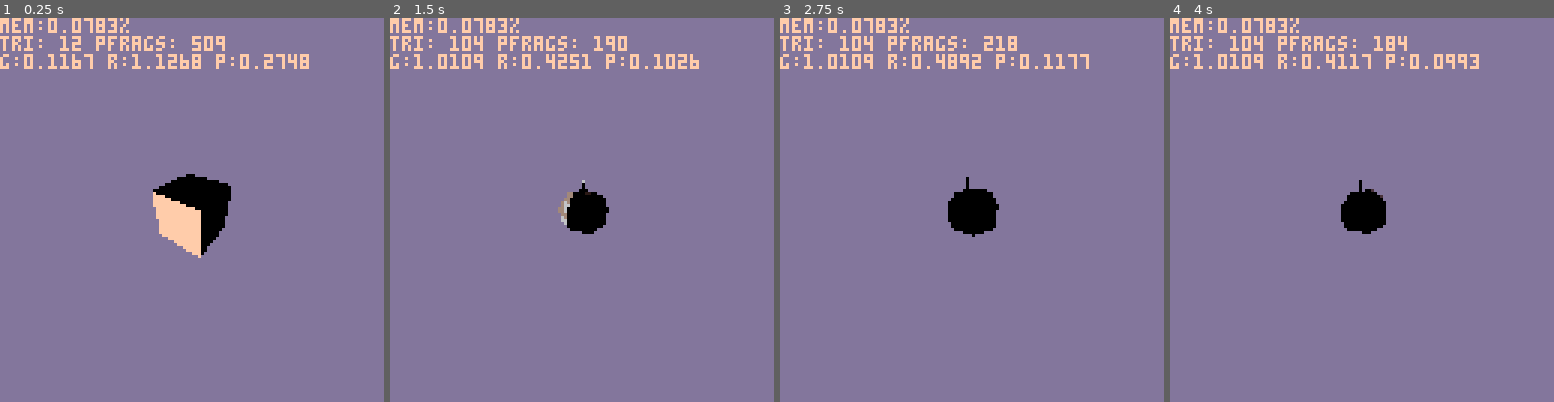
Above: before the commit, frames 1-4 (left to right).
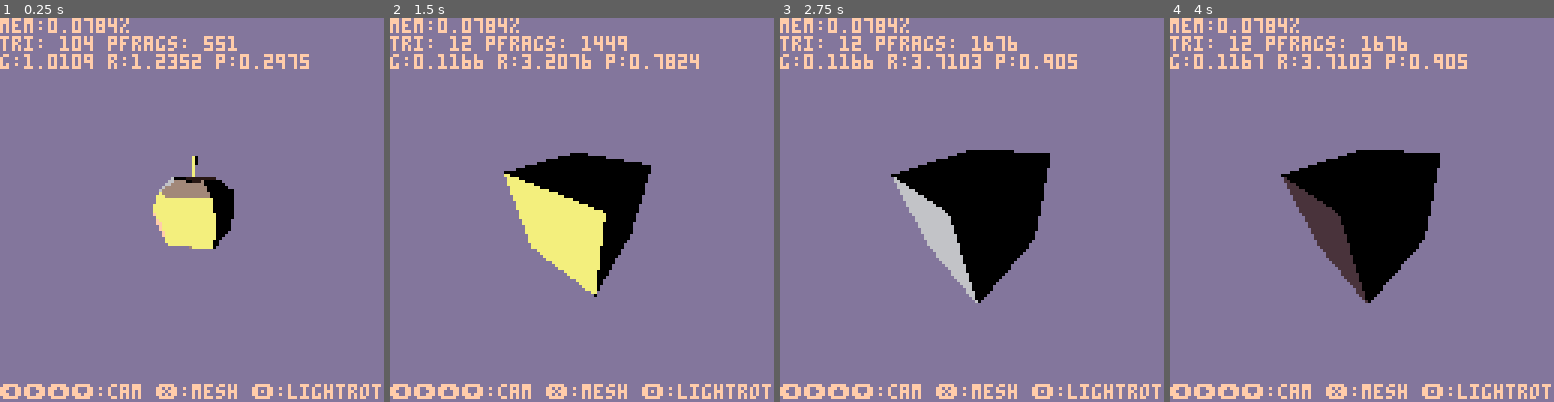
Above: after the commit, the same moments.

Repository: sthilaid/pico-8-carts
Game: PICO-8 cartridge cube.p8
Two runs of this game, one before a commit and one after it. Both use one fixed random seed, a clock stepped at 60 frames per second and the inputs below.
Inputs:
- Up to frame 1 (0.25 s): no input
- Up to frame 2 (1.5 s): tap X (X key) at 0.33, 1.07 s; tap O (Z key) at 0.7 s
- Up to frame 3 (2.75 s): hold Right 1.6-2.1 s; tap O (Z key) at 1.7, 2.1, 2.5 s; tap X (X key) at 1.85 s; hold Up 2.15-2.42 s; hold Right from 2.47 s (still down)
- Up to frame 4 (4 s): tap O (Z key) at 2.9, 3.3, 3.7 s; tap X (X key) at 2.97 s; release Right at 3.03 s; hold Left 3.08-3.58 s; hold Down 3.63-3.97 s

The runs differ from the first frame. In frame 1, 5.5% of the frame differs, in the area x 0-100%, y 0-100%; in frame 2, 11%; in frame 3, 12%; in frame 4, 12%.

Commit message:
added inputs on screen

Diff:
--- a/cube.p8
+++ b/cube.p8
@@ -25,7 +25,7 @@
 screenMat = 0
 campitch=0
 camyaw=0
-camlen=5
+camlen=3
 shouldRotateLight=true
 
 -- runtime debug
@@ -48,10 +48,10 @@
    camera = makecam(campitch,camyaw,camlen)
 
    cube = object(mmult(transmatrix(vpoint(0,0,0)), rotmatrix(0.1,0.1,0)), cubemesh())
+   cube.isVisible = false
    add(objects, cube)
 
    apple = object(rotmatrix(0.05,0.1,0), appleMesh())
-   apple.isVisible = false
    add(objects, apple)
 
    --room = object(mmult(transmatrix(vpoint(0,0,0)), rotmatrix(0,0,0)), roommesh())
@@ -112,6 +112,7 @@
    for s in all(debugStrs) do
       print(s)
    end
+   print("⬅️➡️⬆️⬇️:cam ❎:mesh 🅾️:lightrot", 0, 122)
    debugStrs = {}
    geometryDT, rasterDT, pixelDT, triCount, pixelFragCount = 0,0,0,0,0
 end
Not shown, changed: cube_html/cube.js
Not shown, changed: cube_html/index.html
